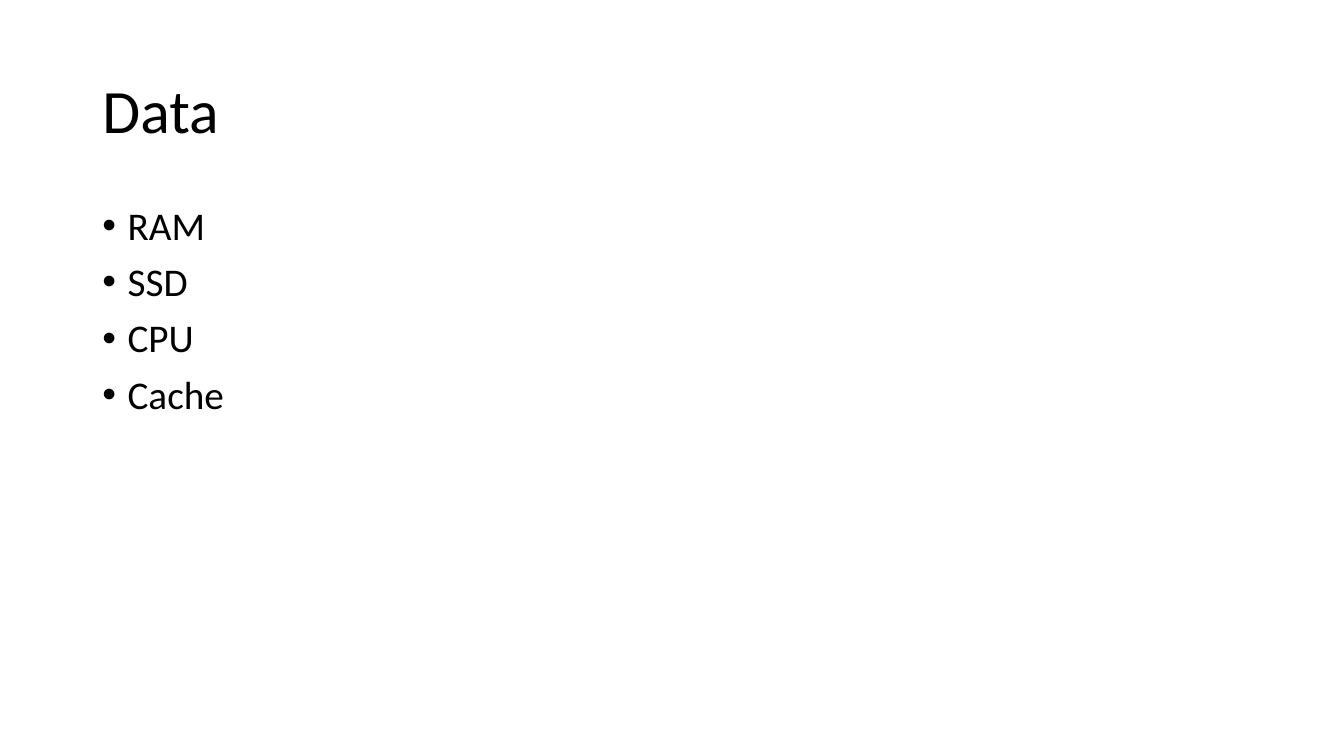
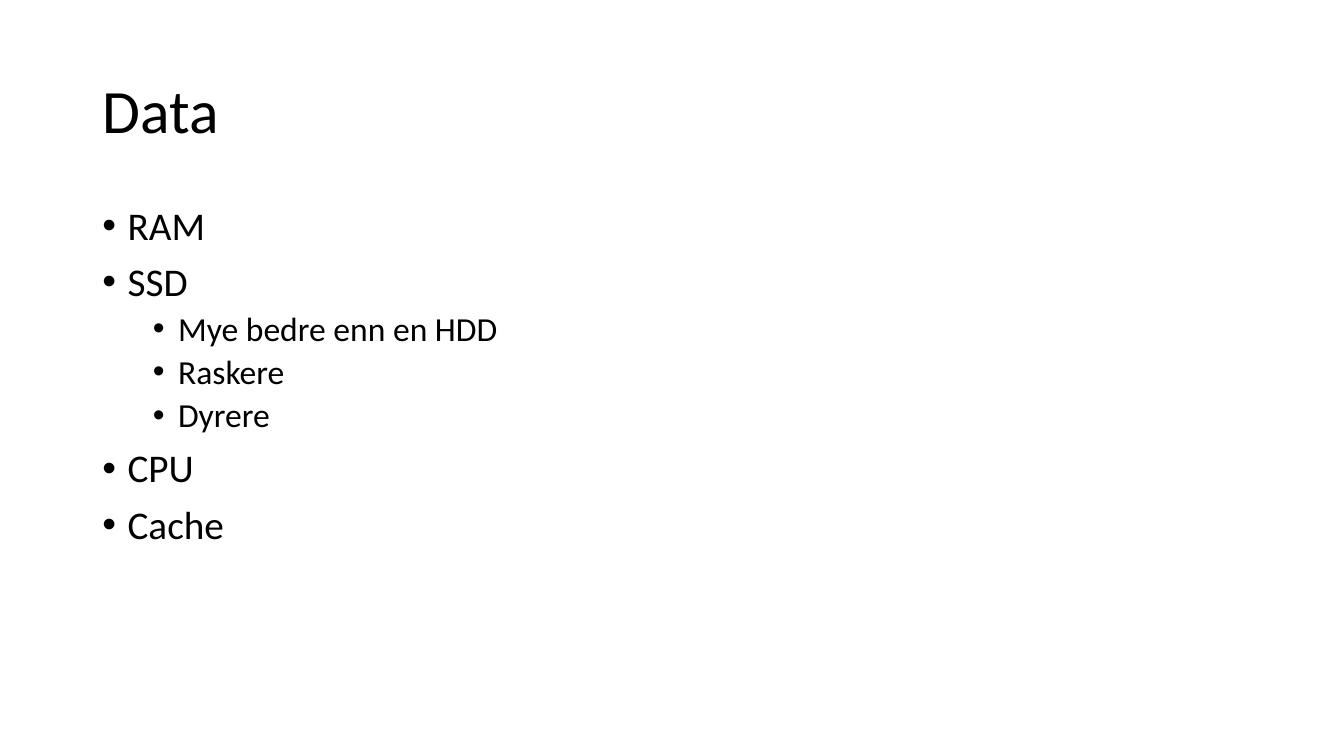
Before and after one commit to eivrei/feedy, a slide deck: slide 3 of server/ppt_template/basic_ppt.pptx. Drawn at 1344x756 pixels with LibreOffice and Linux fonts; fonts in the diff are those of the drawing. Boxes give left, top, right and bottom in pixels: in the first picture for what was removed or moved away, otherwise in the second. Text is boxed around its words. In the diff, an @@ line names an element or a change of style, - is before the commit and + after.

```diff
--- a/server/ppt_template/basic_ppt.pptx
+++ b/server/ppt_template/basic_ppt.pptx
@@ text at [178, 317, 497, 433]: paragraphs added @@
+  • Mye bedre enn en HDD
+  • Raskere
+  • Dyrere
```
Also in this commit, not shown: 2 other files.
